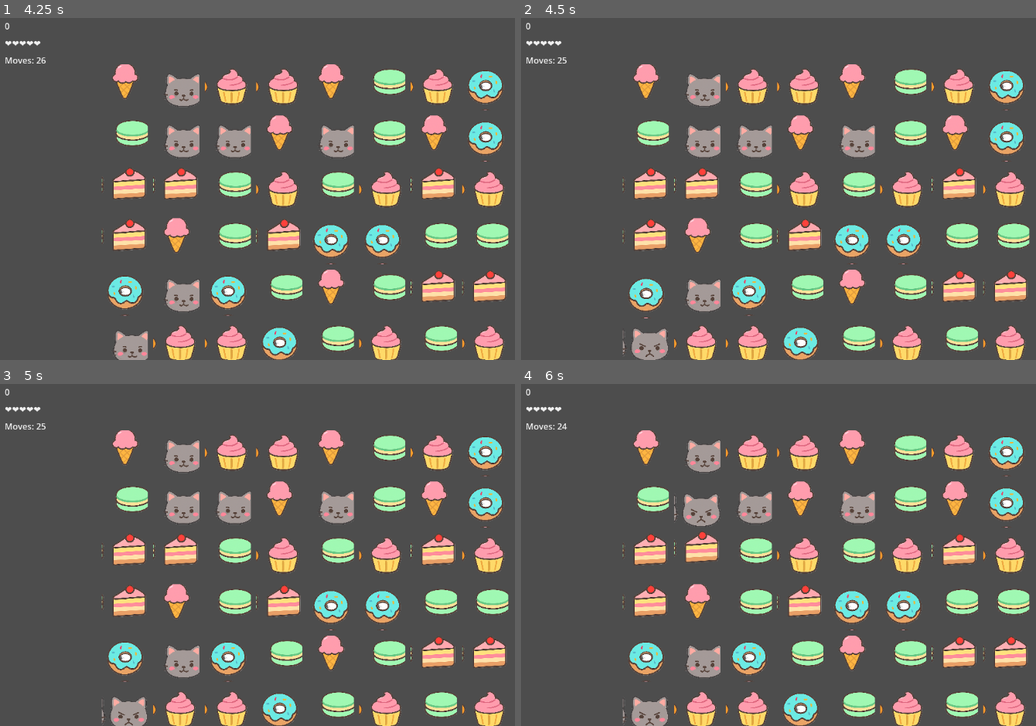
Above: before the commit, frames 1-4 (two rows, left to right).
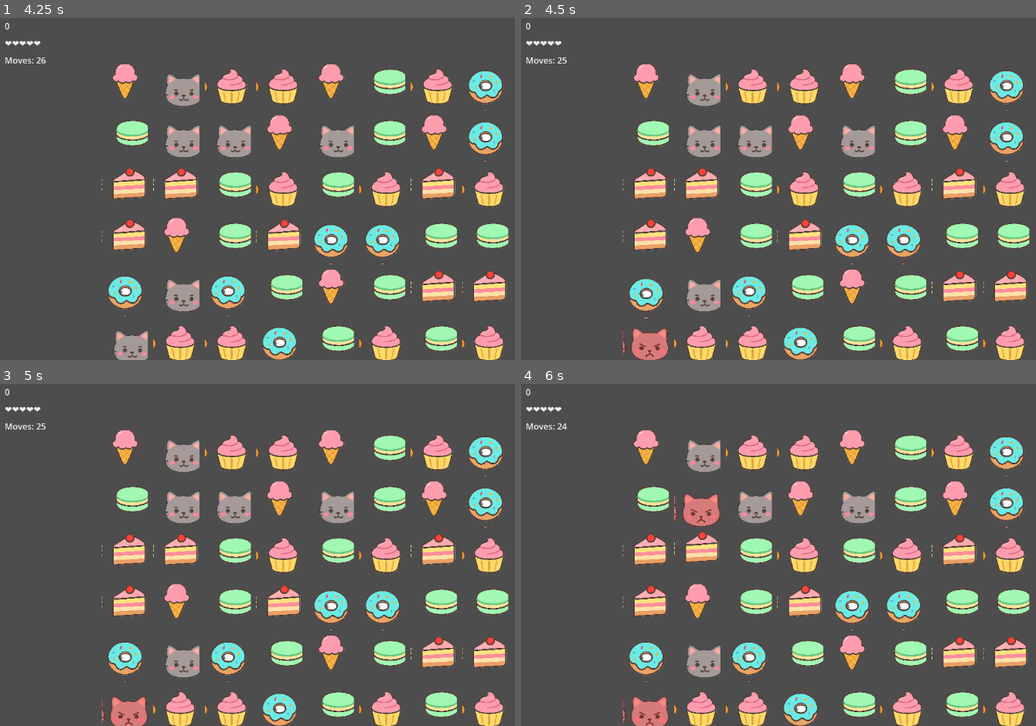
Above: after the commit, the same moments.

Repository: olgabiro/kwazy-catcakes
Game: Godot game, scene res://scenes/Main.tscn
The game is run twice, just before and just after one commit, with the same random seed, the same clock (stepped at 60 frames per second) and the same inputs. Sound files missing from this copy of the repository are replaced by a short silence.
Inputs (mouse positions are in pixels of both pictures, inside the frame that each line leads up to):
- Up to frame 1 (4.25 s): tap Enter (ui_accept) every 0.75 s from 0.5 to 3.5 s; drag from (123, 86) to (123, 189) at 0.52 s; drag from (123, 137) to (123, 240) at 1.27 s; move the mouse to (123, 189) at 2.02 s; tap R at 2.1 s; click (123, 189) at 2.17 s; drag from (123, 240) to (123, 137) at 2.77 s; drag from (123, 291) to (123, 189) at 3.52 s
- Up to frame 2 (4.5 s): tap Enter (ui_accept) at 4.25 s; drag from (644, 342) to (644, 189) at 4.27 s
- Up to frame 3 (5 s): no input
- Up to frame 4 (6 s): move the mouse to (696, 452) at 5.02 s; tap R at 5.1 s; click (696, 452) at 5.17 s; drag from (696, 503) to (696, 606) at 5.77 s

Frame 1 is identical in both runs. In frame 2, 0.6% of the frame differs, in the area x 19-29%, y 90-100%; in frame 3, 0.5%; in frame 4, 1.1%, in the area x 19-39%, y 32-100%.

Commit message:
tweaked export options

Diff:
--- a/scripts/board.gd
+++ b/scripts/board.gd
@@ -4,6 +4,7 @@
 signal score_changed(v:int)
 signal hearts_changed(v:int)
 signal moves_changed(v:int)
+signal explosion(v:Vector2)
 signal game_over
 
 const COLS := 8
@@ -37,6 +38,7 @@
 
 func _init_grid() -> void:
 	grid.resize(COLS)
+	explosion.connect(_spawn_explosion)
 	for x in range(COLS):
 		grid[x] = []
 		for y in range(ROWS):
@@ -49,6 +51,7 @@
 				t.randomize_type(rng)
 			t.clicked.connect(_on_tile_clicked)
 			t.scratched.connect(_on_tile_scratched)
+			t.explosion.connect(_spawn_explosion)
 			grid[x].append(t)
 
 func grid_to_pixel(g: Vector2i) -> Vector2:
@@ -201,7 +204,8 @@
 		for p in initial:
 			var tcat: Tile = grid[p.x][p.y] as Tile
 			if tcat and tcat.is_cat():
-				_spawn_explosion(grid_to_pixel(p))
+				emit_signal("explosion", grid_to_pixel(p))
+
 		# add neighbors around each cat
 		for p in initial:
 			if grid[p.x][p.y].is_cat():
--- a/scripts/tile.gd
+++ b/scripts/tile.gd
@@ -3,6 +3,7 @@
 
 signal clicked(tile: Tile)
 signal scratched
+signal explosion(v:Vector2)
 
 const TYPE_CUPCAKE := 0
 const TYPE_DONUT := 1
@@ -40,22 +41,32 @@
 		anger = clamp(anger + 1, 0, 3)
 		_refresh_texture()
 		if anger >= 3:
-			anger = 0
 			emit_signal("scratched")
+			emit_signal("explosion", Vector2(-50, -50))
+			calm_down()
 
 func calm_down() -> void:
 	anger = 0
 	_refresh_texture()
 
+func modulate_anger() -> void:
+	var r = 1.0 + 0.3 * anger
+	var g = 1.0 - 0.2 * anger
+	var b = 1.0 - 0.2 * anger
+	sprite.modulate = Color(r, g, b, 1.0)
+
 func _refresh_texture() -> void:
 	if is_cat():
+		modulate_anger()
 		match anger:
 			0:
 				sprite.texture = Sprites.cat_happy()
 			1:
 				sprite.texture = Sprites.cat_grumpy1()
-			_:
+			2:
 				sprite.texture = Sprites.cat_grumpy2()
+			3:
+				sprite.modulate = Color(1.3, 0.7, 0.7, 1.0)
 	else:
 		var idx := type # 0..4 desserts
 		# atlas dessert order: 0 burst, 1 cupcake, 2 donut, 3 macaron, 4 cake, 5 ice cream
Binary file added: assets/sprites/kitten_angry1.png
Not shown, added: assets/sprites/kitten_angry1.png.import
Not shown, changed: export_presets.cfg
Binary file removed: target/kwazy-catcakes.apple-touch-icon.png
Not shown, removed: target/kwazy-catcakes.apple-touch-icon.png.import
Binary file removed: target/kwazy-catcakes.icon.png
Not shown, removed: target/kwazy-catcakes.icon.png.import
Binary file removed: target/kwazy-catcakes.png
Not shown, removed: target/kwazy-catcakes.png.import
Not shown, changed: .DS_Store
Not shown, changed: .gitignore
Not shown, changed: assets/.DS_Store
(and 9 more such lines)
